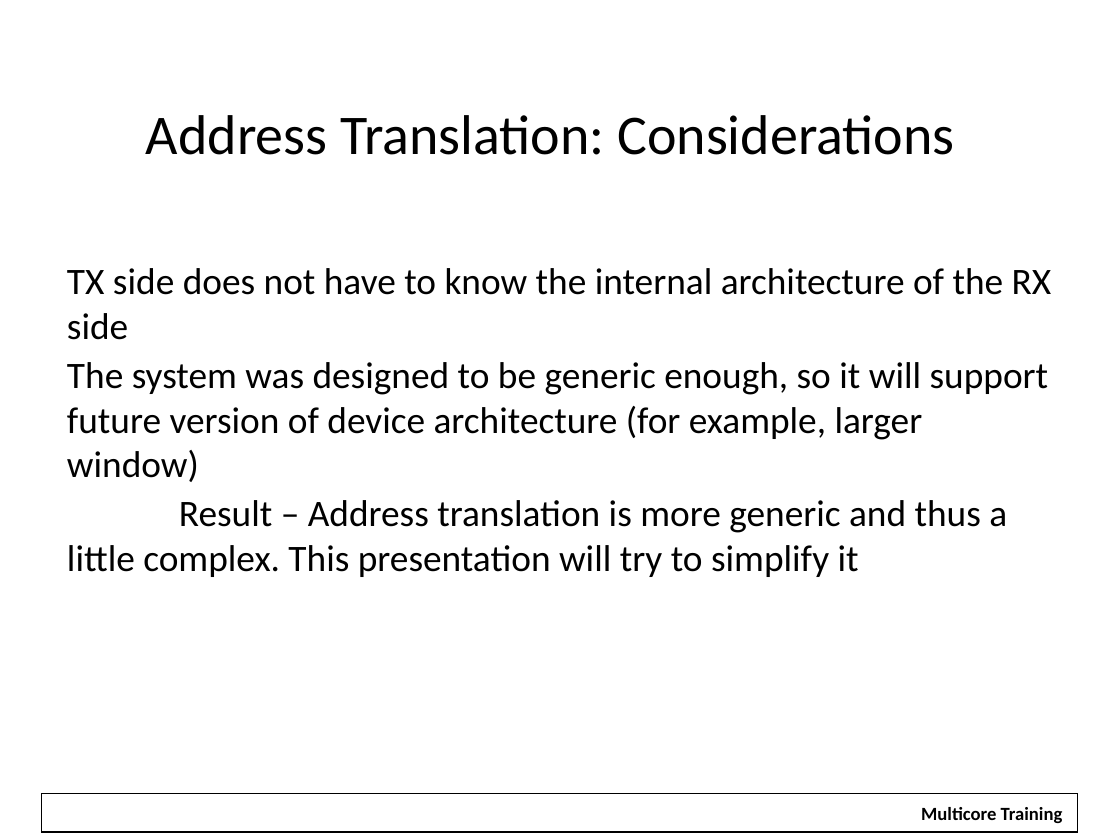
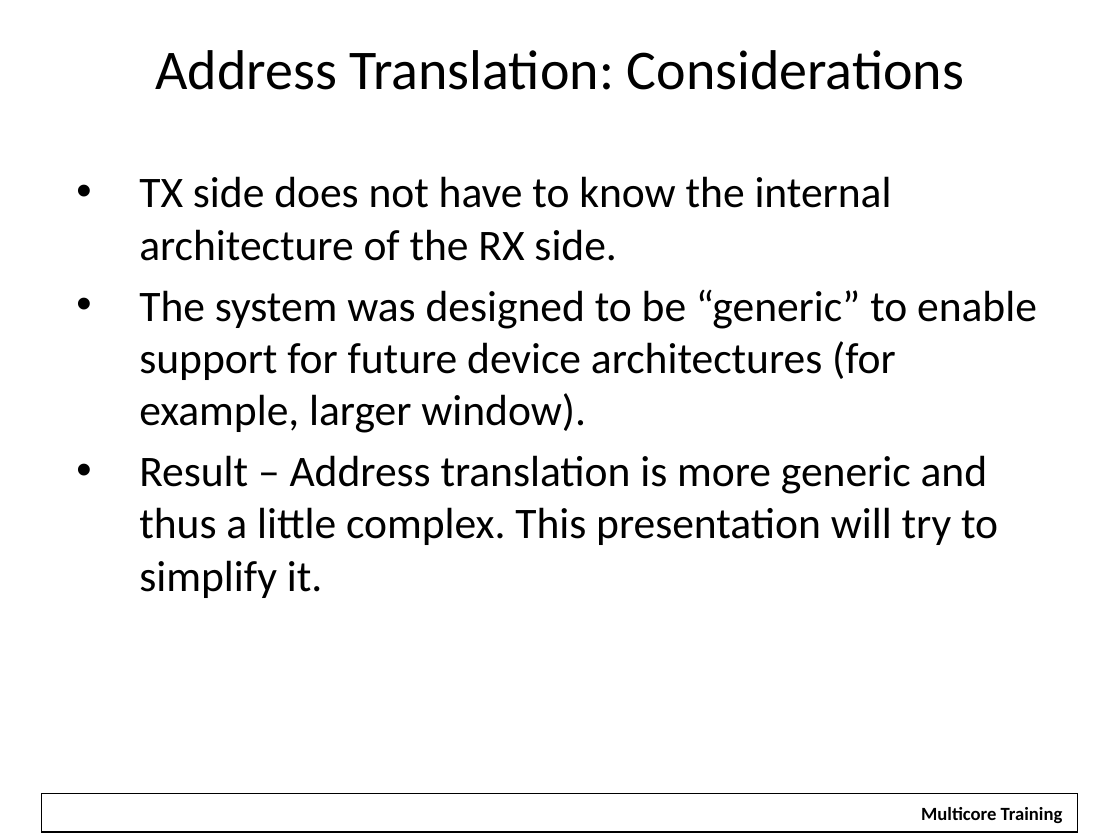
Before and after one commit to hari1989/keystone-workshop, a slide deck: slide 18 of preliminary/Working/presentations/Intro to Hyperlink.pptx (slide 17 before the commit). Drawn at 1120x840 pixels with LibreOffice and Linux fonts; fonts in the diff are those of the drawing; background and template pictures are left out. Boxes give left, top, right and bottom in pixels: in the first picture for what was removed or moved away, otherwise in the second. Text is boxed around its words. In the diff, an @@ line names an element or a change of style, - is before the commit and + after.

```diff
--- a/preliminary/Working/presentations/Intro to Hyperlink.pptx
+++ b/preliminary/Working/presentations/Intro to Hyperlink.pptx
@@ text "Address Translation: Considerations": place and size @@
-text "Address Translation: Considerations" at (146,115,954,155)
+text "Address Translation: Considerations" at (155,50,964,90)
@@ text at (139,176,1037,598): text changed; size 24 to 28 pt @@
-TX side does not have to know the internal architecture of the RX side
-The system was designed to be generic enough, so it will support future version of device architecture (for example, larger window)
-Result – Address translation is more generic and thus a little complex. This presentation will try to simplify it
+• TX side does not have to know the internal architecture of the RX side.
+• The system was designed to be “generic” to enable support for future device architectures (for example, larger window).
+• Result – Address translation is more generic and thus a little complex. This presentation will try to simplify it.
```
Also in this commit, not shown: 41 other slides changed, 1 slide added.
